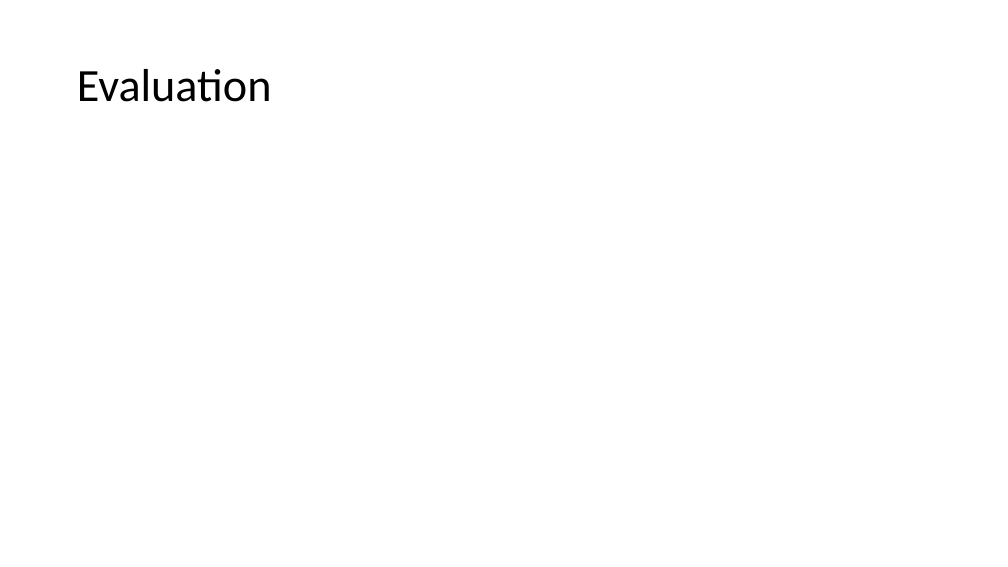
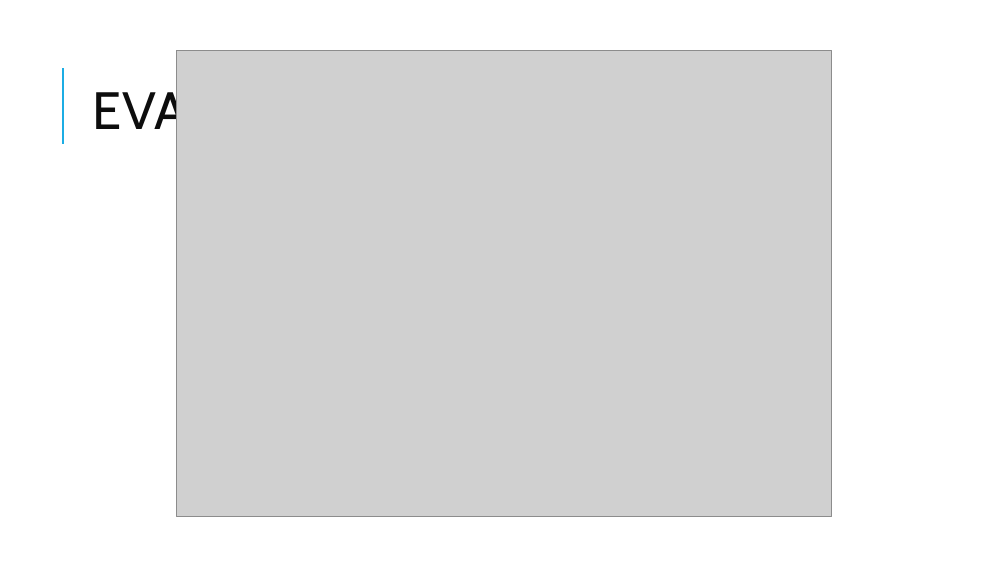
Before and after one commit to 96ian/py, a slide deck: slide 20 of gp/anime_recom.pptx (slide 17 before the commit). Drawn at 1008x567 pixels with LibreOffice and Linux fonts; fonts in the diff are those of the drawing; grey boxes stand for pictures. Boxes give left, top, right and bottom in pixels: in the first picture for what was removed or moved away, otherwise in the second. Text is boxed around its words. In the diff, an @@ line names an element or a change of style, - is before the commit and + after.

```diff
--- a/gp/anime_recom.pptx
+++ b/gp/anime_recom.pptx
@@ picture added at bbox=[176, 50, 832, 517] @@
@@ line added from (63, 144) to (63, 68), #1CADE4 1.5 pt @@
@@ title at bbox=[92, 84, 405, 140]: text changed; size 44 to 50 pt; font Calibri to Cabin; text colour #000000 to #0D0D0D @@
-Evaluation
+EVALUATION
```
Also in this commit, not shown: 16 other slides changed, 7 slides added.
